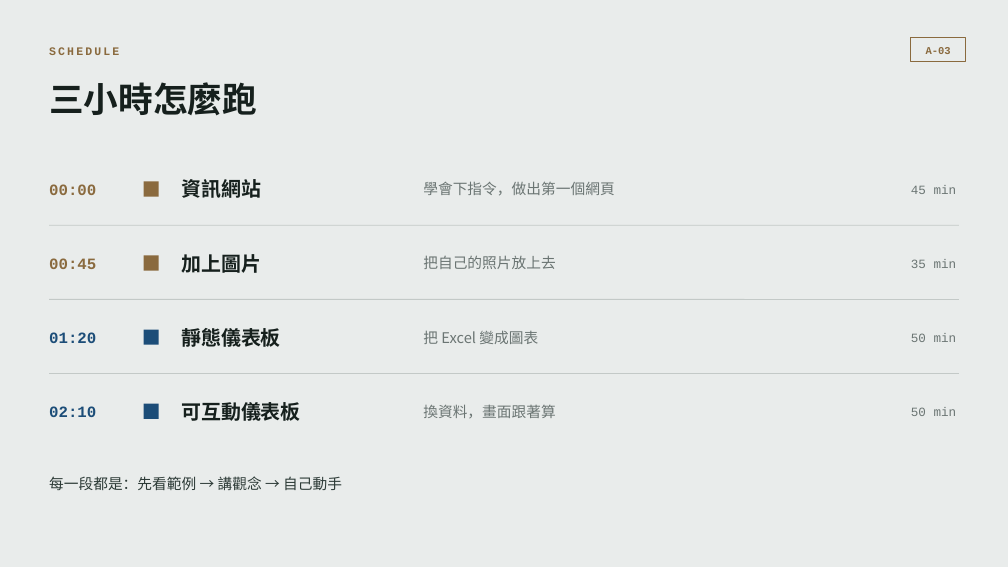
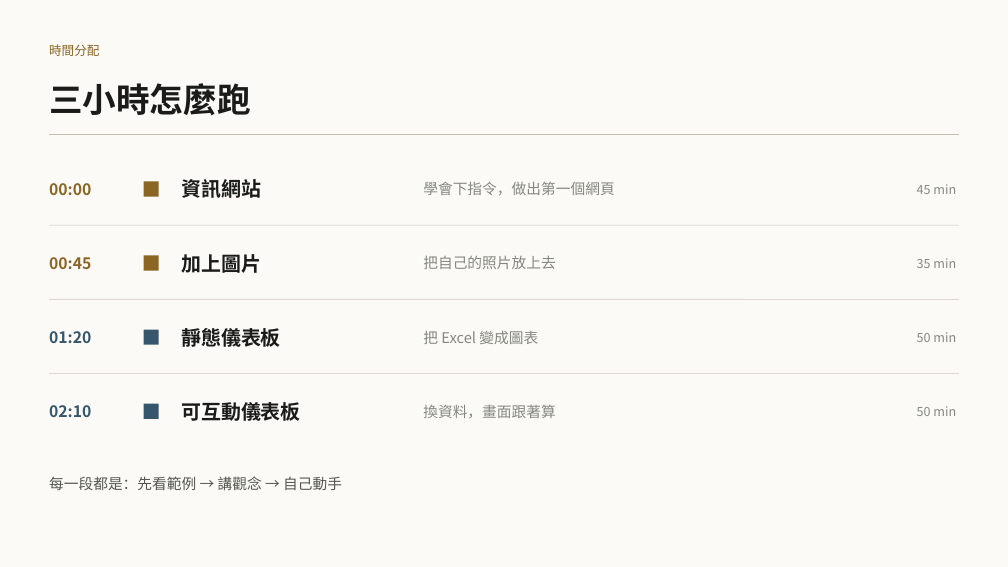
Before and after one commit to b39070566/architectureAiClass, a slide deck: slide 4 of slides/vibe-coding-workshop.pptx. Drawn at 1008x567 pixels with LibreOffice and Linux fonts; fonts in the diff are those of the drawing. Boxes give left, top, right and bottom in pixels: in the first picture for what was removed or moved away, otherwise in the second. Text is boxed around its words. In the diff, an @@ line names an element or a change of style, - is before the commit and + after.

```diff
--- a/slides/vibe-coding-workshop.pptx
+++ b/slides/vibe-coding-workshop.pptx
@@ background #E9ECEB to #FBFAF7 @@
@@ text at (49,44,99,56): text changed; size 11 to 12 pt; font Courier New to Noto Sans CJK TC; text colour #8A6A3E to #8A6524; bold off @@
-SCHEDULE
+時間分配
@@ rectangle removed at (911,38,966,62) @@
@@ text removed at (926,47,951,54) @@
-A-03
@@ text "三小時怎麼跑" at (49,83,251,115): size 33 to 32 pt, text colour #16201D to #1B1C1A @@
@@ line added from (49, 135) to (959, 135), #C3BEB2 0.75 pt @@
@@ text "00:00" at (49,183,91,195): font Courier New to Noto Sans CJK TC, text colour #8A6A3E to #8A6524 @@
@@ rectangle at (144,181,159,197): fill #8A6A3E to #8A6524 @@
@@ text "00:45" at (49,257,91,269): font Courier New to Noto Sans CJK TC, text colour #8A6A3E to #8A6524 @@
@@ line (49, 225) - (959, 225): stroke #C3C9C7 0.75 pt to #DDD9D0 0.75 pt @@
@@ rectangle at (144,256,159,271): fill #8A6A3E to #8A6524 @@
@@ line (49, 299) - (959, 299): stroke #C3C9C7 0.75 pt to #DDD9D0 0.75 pt @@
@@ text "01:20" at (49,331,91,343): font Courier New to Noto Sans CJK TC, text colour #1C4D78 to #35566B @@
@@ rectangle at (144,330,159,345): fill #1C4D78 to #35566B @@
@@ text "02:10" at (49,405,91,417): font Courier New to Noto Sans CJK TC, text colour #1C4D78 to #35566B @@
@@ line (49, 374) - (959, 374): stroke #C3C9C7 0.75 pt to #DDD9D0 0.75 pt @@
@@ text colour #16201D to #1B1C1A in 4 elements at (181,179,261,198), (181,254,261,273), (181,328,281,347), (181,402,300,421) @@
@@ text colour #6B7573 to #86887F in 4 elements at (423,181,614,196), (423,256,556,269), (423,331,538,344), (423,404,556,418) @@
@@ font Courier New to Noto Sans CJK TC, text colour #6B7573 to #86887F in 4 elements at (917,184,956,194), (917,258,956,268), (917,332,956,342), (917,406,956,416) @@
@@ rectangle at (144,404,159,419): fill #1C4D78 to #35566B @@
@@ text "每一段都是：先看範例 → 講觀念 → 自己動手" at (49,476,342,490): text colour #2C3A36 to #55574F @@
```
Also in this commit, not shown: 34 other slides changed, 1 slide removed, 10 other files.
